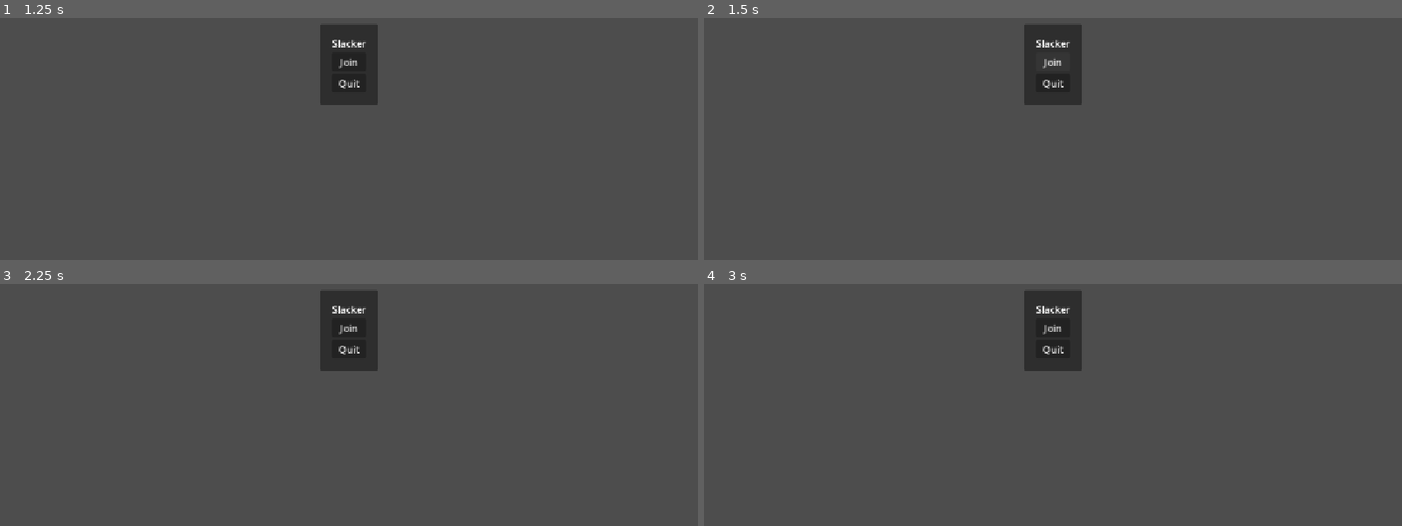
Above: before the commit, frames 1-4 (two rows, left to right).
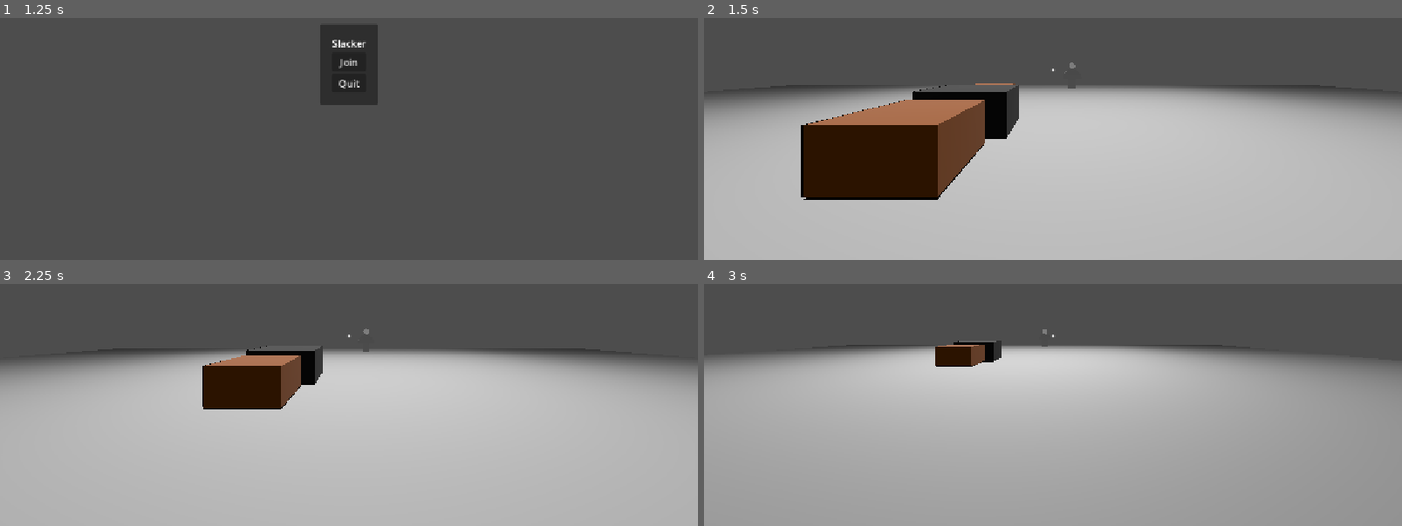
Above: after the commit, the same moments.

Repository: AlexLietha/Slacker
Game: Godot game, scene res://Scenes/UI/main_menu.tscn
Same seed, same stepped clock (60 frames per second), same inputs: the game is played once before the commit and once after it. The project has no main scene, so this scene is started directly.
Inputs (mouse positions are in pixels of both pictures, inside the frame that each line leads up to):
- Up to frame 1 (1.25 s): tap Enter at 0.5 s; move the mouse to (502, 44) at 0.52 s; hold D (moveRight) from 0.53 s (still down); right-click (502, 44) at 0.6 s
- Up to frame 2 (1.5 s): release D (moveRight) at 1.25 s; click "Join" at 1.25 s
- Up to frame 3 (2.25 s): move the mouse to (209, 349) at 2.02 s; hold S (moveBack) from 2.03 s (still down); tap E (interact) at 2.1 s
- Up to frame 4 (3 s): move the mouse to (outside the picture) at 2.77 s; release S (moveBack) at 2.78 s; hold D (moveRight) from 2.78 s (still down); right-click (outside the picture) at 2.85 s

Frame 1 is identical in both runs. In frame 2, 71% of the frame differs, in the area x 0-100%, y 2-100%; in frame 3, 72%; in frame 4, 74%.
Error before the commit: Parse Error: Could not preload resource file "res://Scenes/test.tscn". (res://Scenes/UI/main_menu.gd:5)

Commit message:
Fixing test.tscn

Diff:
--- a/slacker/Scenes/test.tscn
+++ b/slacker/Scenes/test.tscn
@@ -1,11 +1,14 @@
 [gd_scene format=3 uid="uid://c2dsntpomcf6p"]
 
+[ext_resource type="PackedScene" uid="uid://w1hcy6j1i0vj" path="res://Scenes/player.tscn" id="1_lc1oi"]
 [ext_resource type="PackedScene" uid="uid://csl4s4fsyxjxk" path="res://Scenes/grill.tscn" id="3_qc4db"]
 [ext_resource type="PackedScene" uid="uid://ddnsnlj6myhdd" path="res://Scenes/npc.tscn" id="4_ys1qc"]
 [ext_resource type="Script" uid="uid://c051513rs7gnq" path="res://Scenes/IDComponent.gd" id="5_35xla"]
 [ext_resource type="PackedScene" uid="uid://2riwns1moyus" path="res://Scenes/Grabbable Objects/burger_patty.tscn" id="6_5wyu1"]
 [ext_resource type="PackedScene" uid="uid://betf2qehtbsgn" path="res://Scenes/box.tscn" id="6_i3aeo"]
 [ext_resource type="PackedScene" uid="uid://bgu1pls1ejp2t" path="res://Scenes/Grabbable Objects/plate.tscn" id="7_5wyu1"]
+[ext_resource type="PackedScene" uid="uid://cvpyrpe15q2qy" path="res://Scenes/cook.tscn" id="8_0c07c"]
+[ext_resource type="PackedScene" uid="uid://dk6cu2cs85urb" path="res://Scenes/Grabbable Objects/broom.tscn" id="9_2cgwh"]
 
 [sub_resource type="Environment" id="Environment_7jh4o"]
 ambient_light_color = Color(1, 1, 1, 1)
@@ -16,6 +19,8 @@
 transform = Transform3D(1, 0, 0, 0, 1, 0, 0, 0, 1, 0, -0.1, 0)
 use_collision = true
 size = Vector3(20, 0.2, 20)
+
+[node name="Player" parent="." unique_id=1090027167 instance=ExtResource("1_lc1oi")]
 
 [node name="WorldEnvironment" type="WorldEnvironment" parent="." unique_id=1428211414]
 environment = SubResource("Environment_7jh4o")
@@ -43,8 +48,6 @@
 transform = Transform3D(1, 0, 0, 0, 1, 0, 0, 0, 1, -1.1216536, 0.2187069, -4.579122)
 item = ExtResource("7_5wyu1")
 
-[node name="Camera3D" type="Camera3D" parent="." unique_id=1217867662]
-transform = Transform3D(1, 0, 0, 0, 0.94310766, 0.33248755, 0, -0.33248755, 0.94310766, 0, 1.0623933, 1.2587135)
 [node name="Players" type="Node" parent="." unique_id=929891748]
 
 [node name="Player" parent="Players" unique_id=1194345959 instance=ExtResource("8_0c07c")]
